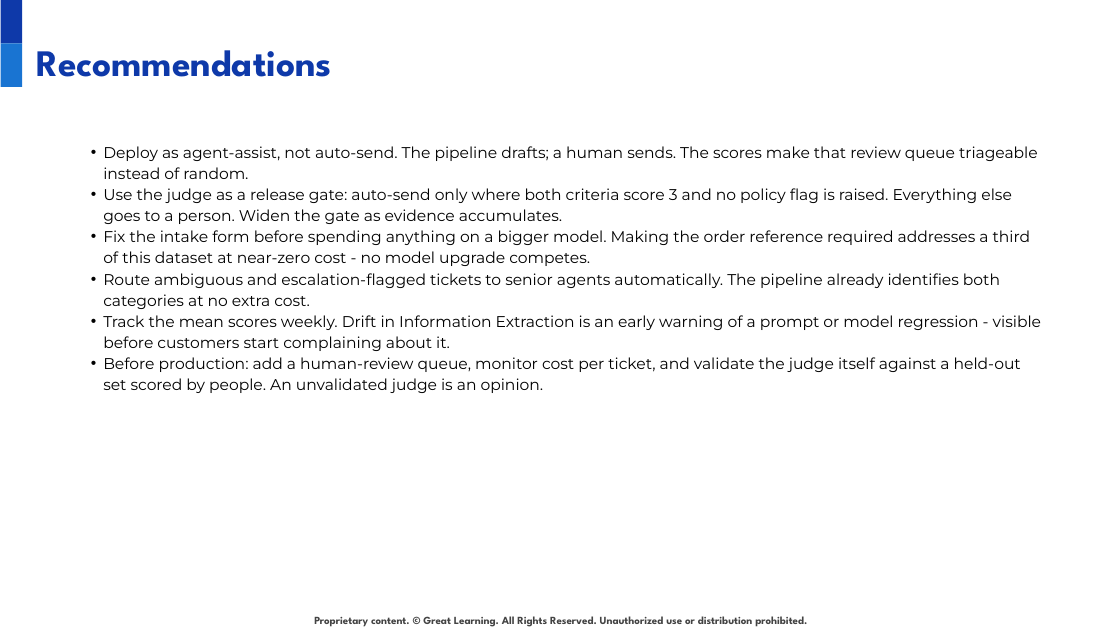
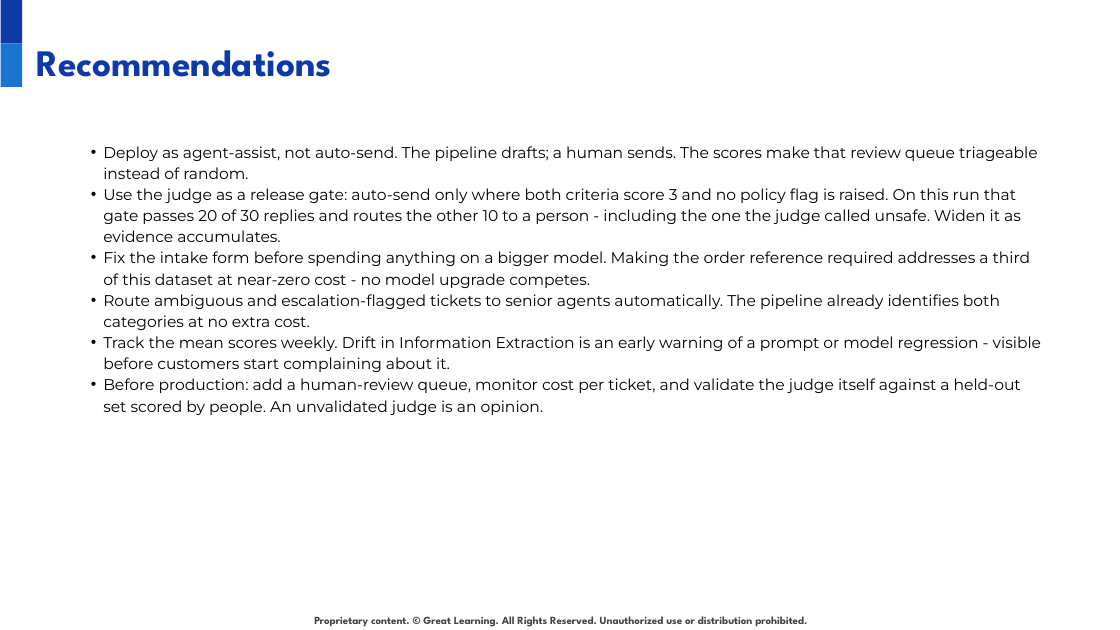
Before and after one commit to anirudhatalmale6-alt/shopnest-ticket-intelligence-n8n, a slide deck: slide 19 of deck/ShopNest_Solution_Presentation.pptx. Drawn at 1120x630 pixels with LibreOffice and Linux fonts; fonts in the diff are those of the drawing; background and template pictures are left out. Boxes give left, top, right and bottom in pixels: in the first picture for what was removed or moved away, otherwise in the second. Text is boxed around its words. In the diff, an @@ line names an element or a change of style, - is before the commit and + after.

```diff
--- a/deck/ShopNest_Solution_Presentation.pptx
+++ b/deck/ShopNest_Solution_Presentation.pptx
@@ text at (103,188,1021,242): text changed @@
-• Use the judge as a release gate: auto-send only where both criteria score 3 and no policy flag is raised. Everything else goes to a person. Widen the gate as evidence accumulates.
+• Use the judge as a release gate: auto-send only where both criteria score 3 and no policy flag is raised. On this run that gate passes 20 of 30 replies and routes the other 10 to a person - including the one the judge called unsafe. Widen it as evidence accumulates.
```
Also in this commit, not shown: 7 other slides changed, 13 other files.
